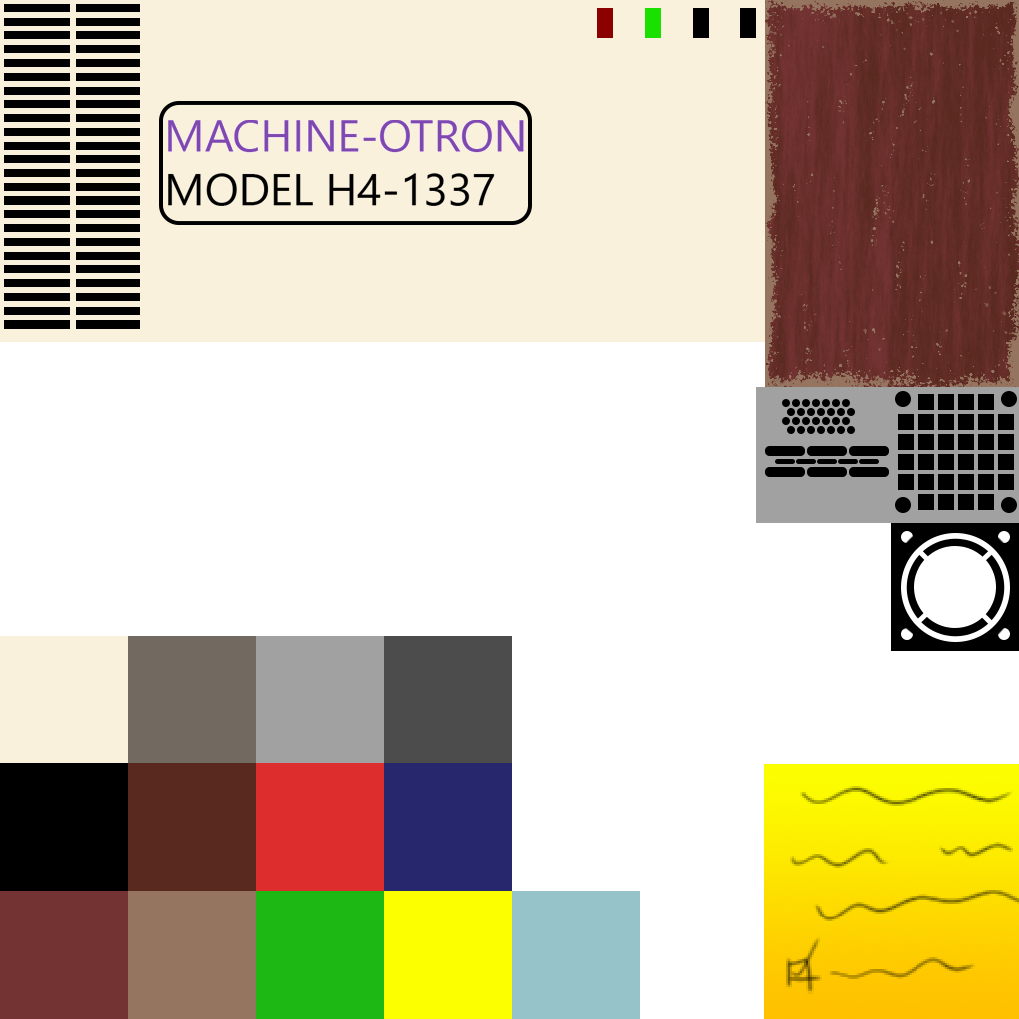
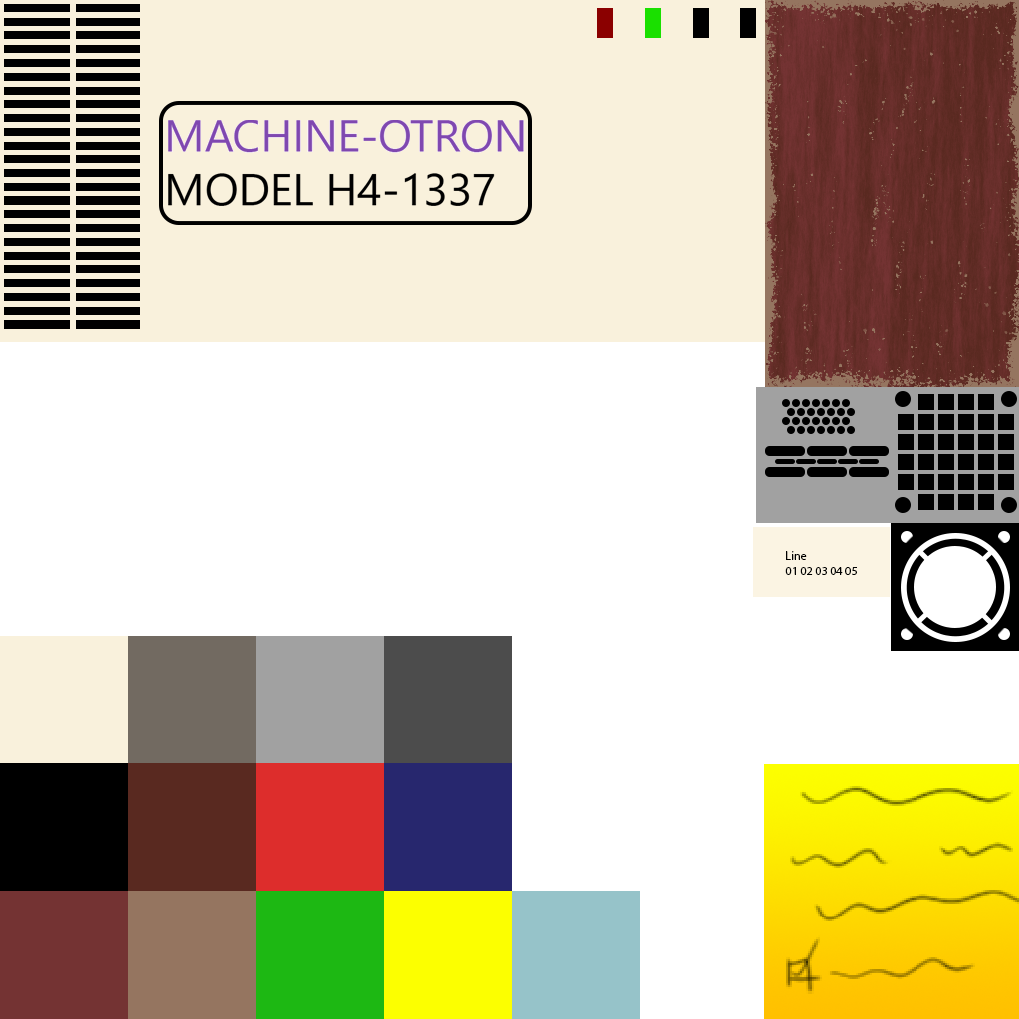
Before/after of a 1019×1019 layered artwork. What changed in the layer stack:
added layer "Line 01 02 03 04 05" above "Layer 4" over left=785, top=551, right=857, bottom=575
added layer "Layer 4" above "Layer 3" over left=753, top=527, right=890, bottom=597
